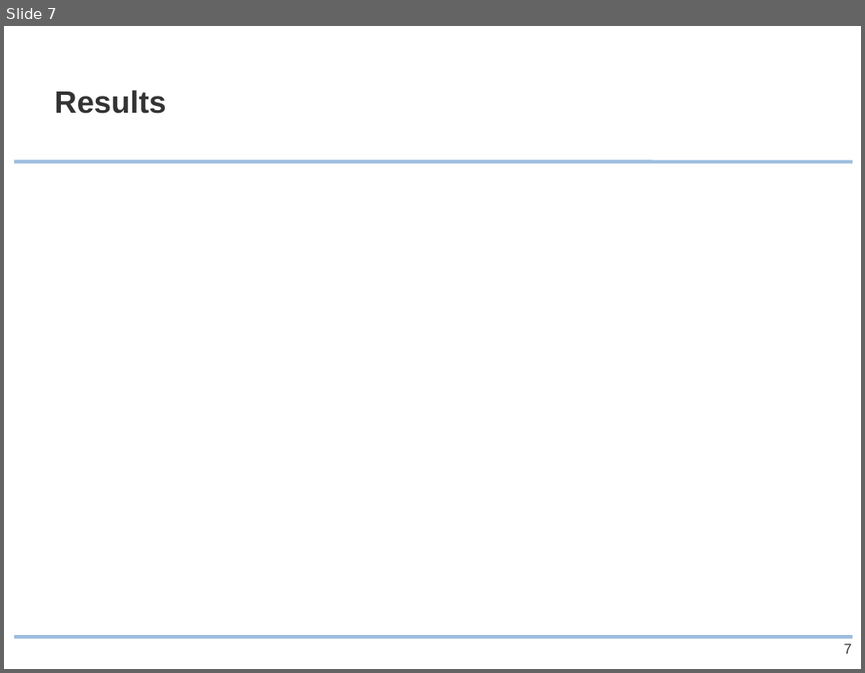
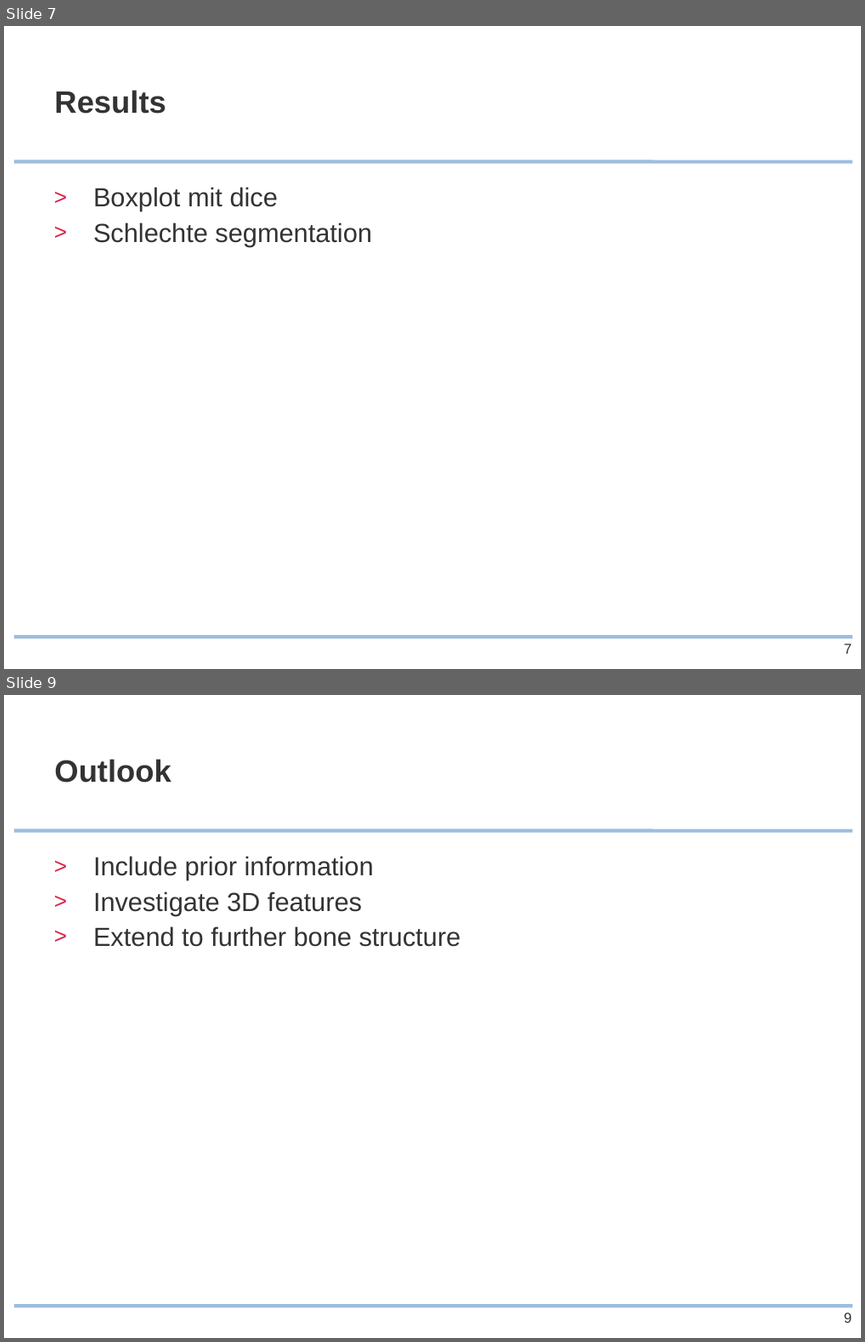
Before and after one commit to ipa/MIALab, a slide deck: doc/presentation/MIALab_slides.pptx. Shown one above the other, each under a label of ours: slide 7 before the commit, slides 7 and 9 after it; the slides between them are not shown. The pictures are 865x673 and 865x1342 pixels, drawn with LibreOffice and Linux fonts; fonts in the diff are those of the drawing; background and template pictures are left out. Boxes give left, top, right and bottom in pixels: in the first picture for what was removed or moved away, otherwise in the second. Text is boxed around its words. In the diff, an @@ line names an element or a change of style, - is before the commit and + after.

```diff
--- a/doc/presentation/MIALab_slides.pptx
+++ b/doc/presentation/MIALab_slides.pptx
@@ slide 9 added at (4, 695, 861, 1338), background #FFFFFF; not listed: 2 template elements that a slide beside it also shows @@
@@ title added at (54, 759, 171, 783), 26 pt, text #333333, bold @@
+Outlook
@@ text added at (93, 856, 461, 947), 22 pt, text #333333 @@
+> Include prior information
+> Investigate 3D features
+> Extend to further bone structure
@@ page number added at (844, 1312, 851, 1322), 12 pt, text #333333 @@
+9
@@ slide 7 changed as well @@
@@ text added at (93, 187, 372, 246), 22 pt, text #333333 @@
+> Boxplot mit dice
+> Schlechte segmentation
```
Also in this commit, not shown: 5 other slides changed, 4 other slides added, 3 slides removed, 8 other files.
